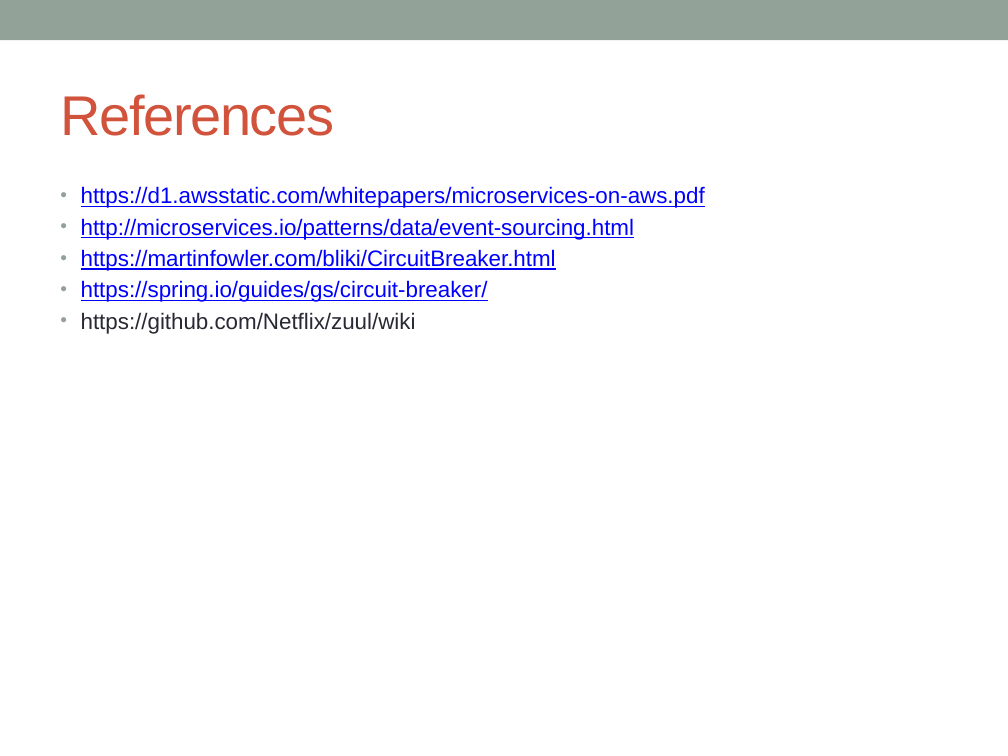
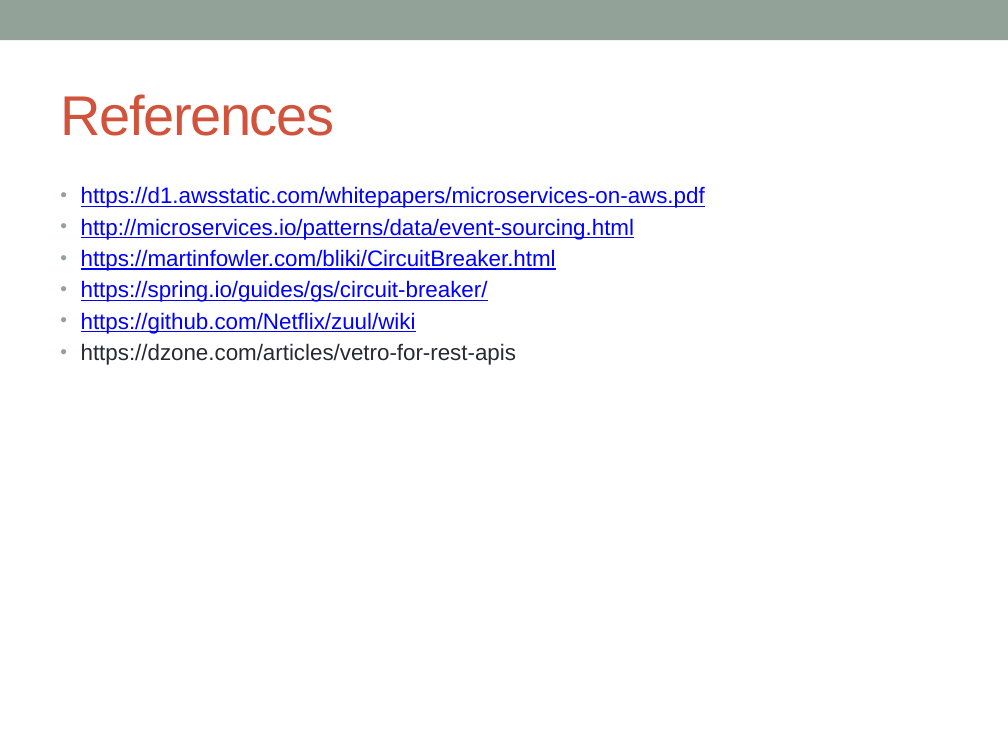
Before and after one commit to notionquest/ProjectDocumentation, a slide deck: slide 31 of Microservices_using_AWS.pptx (slide 30 before the commit). Drawn at 1008x756 pixels with LibreOffice and Linux fonts; fonts in the diff are those of the drawing. Boxes give left, top, right and bottom in pixels: in the first picture for what was removed or moved away, otherwise in the second. Text is boxed around its words. In the diff, an @@ line names an element or a change of style, - is before the commit and + after.

Commit message:
vetro pattern
vetro pattern

```diff
--- a/Microservices_using_AWS.pptx
+++ b/Microservices_using_AWS.pptx
@@ text at (x1=81, y1=312, x2=416, y2=334): text colour #292934 to #0000FF, underline on in "https://github.com/Netflix/zuul/wiki" @@
@@ text at (x1=81, y1=343, x2=516, y2=365): paragraph added @@
+• https://dzone.com/articles/vetro-for-rest-apis
```
Also in this commit, not shown: 1 slide added.
